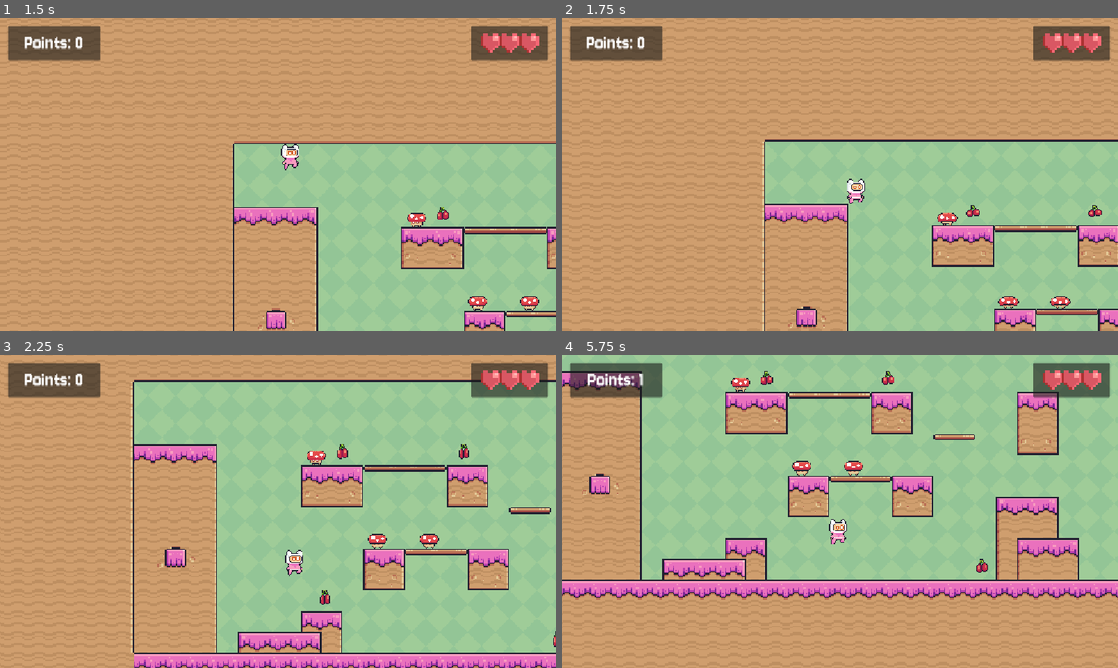
Above: before the commit, frames 1-4 (two rows, left to right).
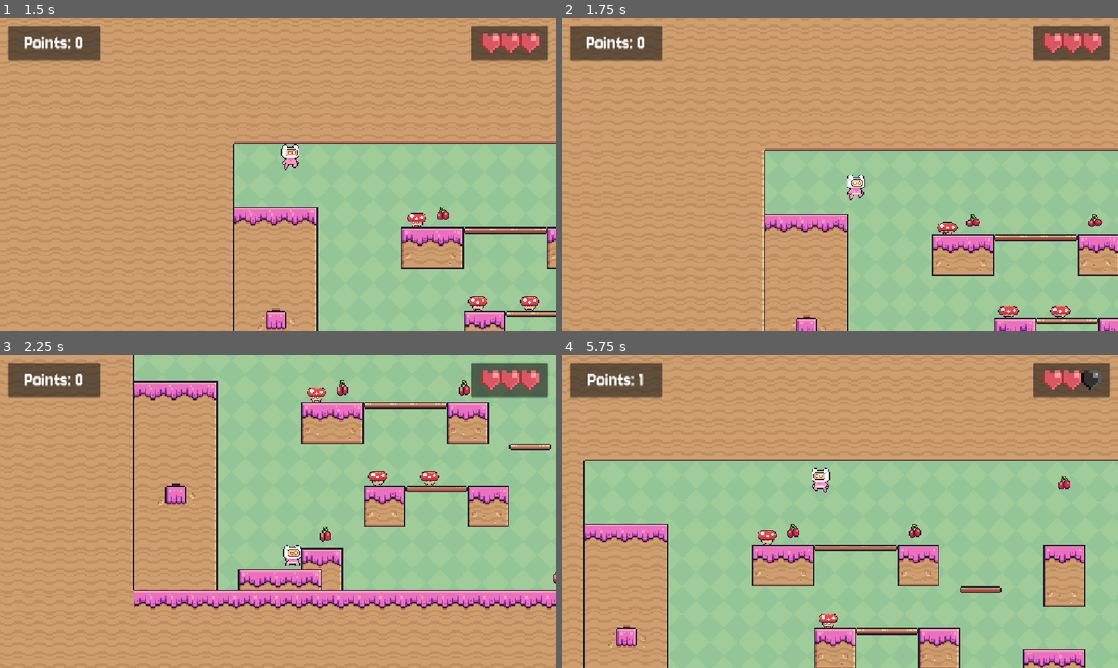
Above: after the commit, the same moments.

Repository: hanazzz/2d-platformer-game
Game: Godot game, scene res://scenes/menu/main_menu.tscn
Same seed, same stepped clock (60 frames per second), same inputs: the game is played once before the commit and once after it.
Inputs:
- Up to frame 1 (1.5 s): click "Level 1" at 0.5 s; hold Right (right) from 1.28 s (still down); tap Space (jump) at 1.35 s
- Up to frame 2 (1.75 s): keep holding Right (right); tap Space (jump) at 1.52 s
- Up to frame 3 (2.25 s): keep holding Right (right); tap Space (jump) at 1.82, 2.1 s
- Up to frame 4 (5.75 s): tap Space (jump) at 2.27, 2.57, 2.85, 3.6, 3.77, 4.07, 4.35, 4.52, 4.82, 5.1, 5.27, 5.57 s; release Right (right) at 2.78 s; hold Left (left) 2.78-3.53 s; hold Right (right) 3.53-5.03 s; hold Left (left) from 5.03 s (still down)

Frame 1 is identical in both runs. In frame 2, 8.9% of the frame differs, in the area x 36-100%, y 38-100%; in frame 3, 40%; in frame 4, 63%, in the area x 0-100%, y 0-100%.

Commit message:
Add double jump logic

Diff:
--- a/scenes/game_objects/main_character.gd
+++ b/scenes/game_objects/main_character.gd
@@ -4,7 +4,7 @@
 const SPEED = 320.0
 const JUMP_VELOCITY = -900.0
 @onready var sprite_2d: AnimatedSprite2D = $Sprite2D
-
+var jump_count = 0
 
 
 func _physics_process(delta: float) -> void:
@@ -19,9 +19,14 @@
 		velocity += get_gravity() * delta
 		sprite_2d.animation = "jumping"
 
+	# Reset jump count when player on floor
+	if is_on_floor():
+		jump_count = 0
+
 	# Handle jump.
-	if Input.is_action_just_pressed("jump") and is_on_floor():
+	if Input.is_action_just_pressed("jump") and jump_count < 2:
 		velocity.y = JUMP_VELOCITY
+		jump_count += 1
 
 	# Get the input direction and handle the movement/deceleration.
 	# As good practice, you should replace UI actions with custom gameplay actions.
